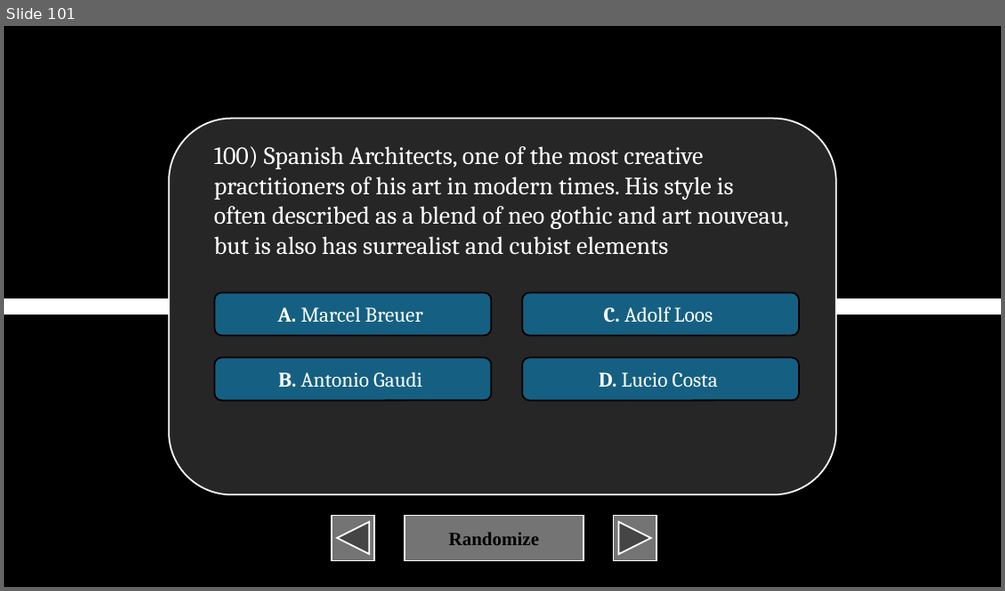
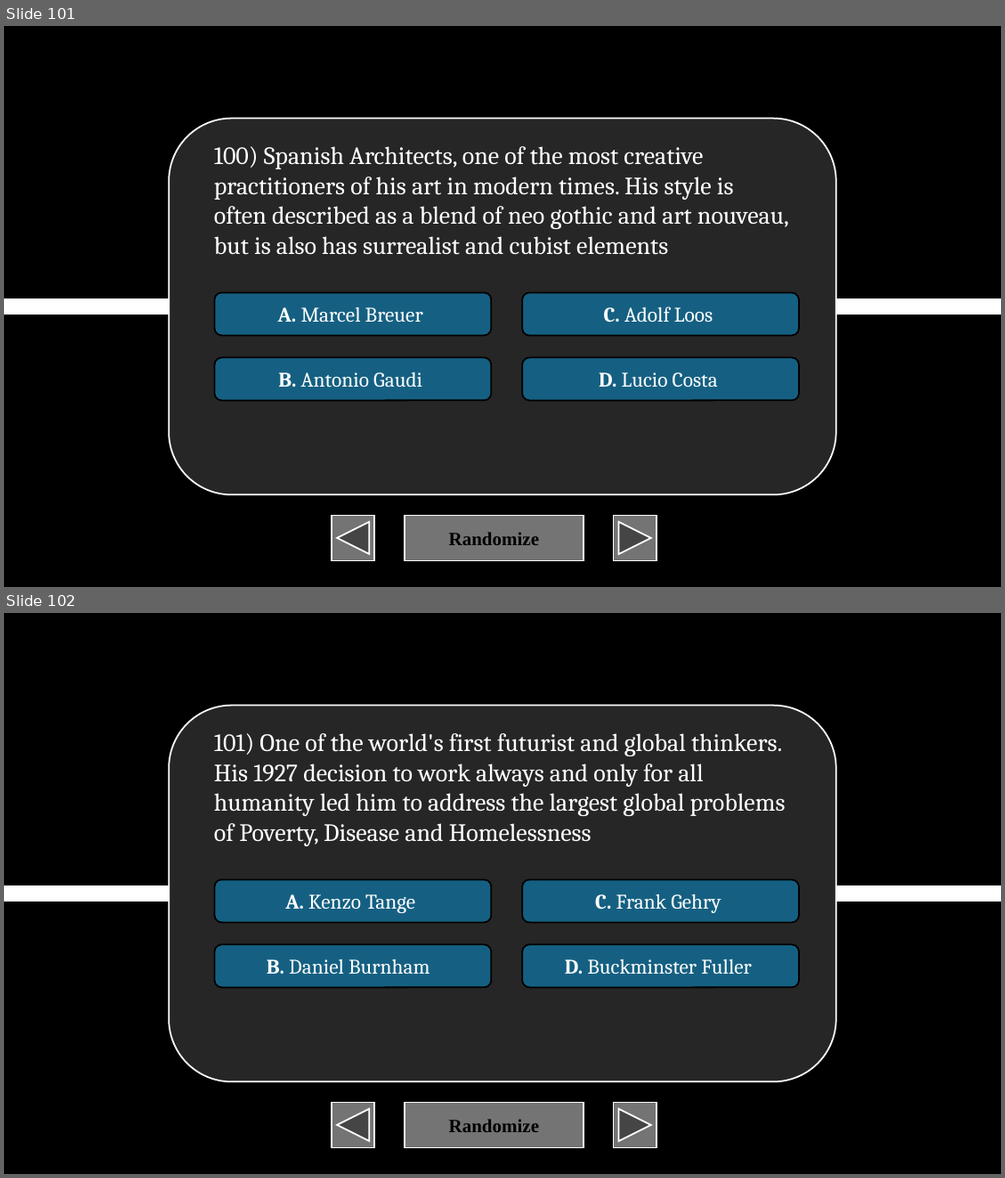
Before and after one commit to XIvanSolomonX/Archi-Reviewer, a slide deck: TOA.pptm. Shown one above the other, each under a label of ours: slide 101 before the commit, slides 101 and 102 after it. The pictures are 1005x591 and 1005x1178 pixels, drawn with LibreOffice and Linux fonts; fonts in the diff are those of the drawing. Boxes give left, top, right and bottom in pixels: in the first picture for what was removed or moved away, otherwise in the second. Text is boxed around its words. In the diff, an @@ line names an element or a change of style, - is before the commit and + after.

```diff
--- a/TOA.pptm
+++ b/TOA.pptm
@@ slide 102 added at (4, 613, 1001, 1174), background #000000 @@
@@ rounded rectangle added at (169, 705, 835, 1081), fill #262626, outline #FFFFFF 1.5 pt @@
@@ text added at (214, 733, 785, 846), 24 pt, text #FFFFFF @@
+101) One of the world's first futurist and global thinkers. His 1927 decision to work always and only for all humanity led him to address the largest global problems of Poverty, Disease and Homelessness
@@ rounded rectangle added at (215, 879, 492, 922), fill #156082, outline #000000 1.5 pt, 20 pt, text #FFFFFF @@
+A. Kenzo Tange
@@ rounded rectangle added at (522, 879, 799, 922), fill #156082, outline #000000 1.5 pt, 20 pt, text #FFFFFF @@
+C. Frank Gehry
@@ line added from (4, 893) to (1001, 893), #FFFFFF 16 pt @@
@@ rounded rectangle added at (215, 944, 492, 987), fill #156082, outline #000000 1.5 pt, 20 pt, text #FFFFFF @@
+B. Daniel Burnham
@@ rounded rectangle added at (522, 944, 799, 987), fill #156082, outline #000000 1.5 pt, 20 pt, text #FFFFFF @@
+D. Buckminster Fuller
@@ action button back previous added at (332, 1102, 374, 1148), fill #747474, outline #FFFFFF 1.5 pt @@
@@ action button blank added at (404, 1102, 583, 1148), fill #747474, outline #FFFFFF 1.5 pt, 18 pt, text #000000, bold @@
+Randomize
@@ action button forward next added at (614, 1102, 656, 1148), fill #747474, outline #FFFFFF 1.5 pt @@
```
Also in this commit, not shown: 1 slide changed, 49 other slides added, 1 other file.
